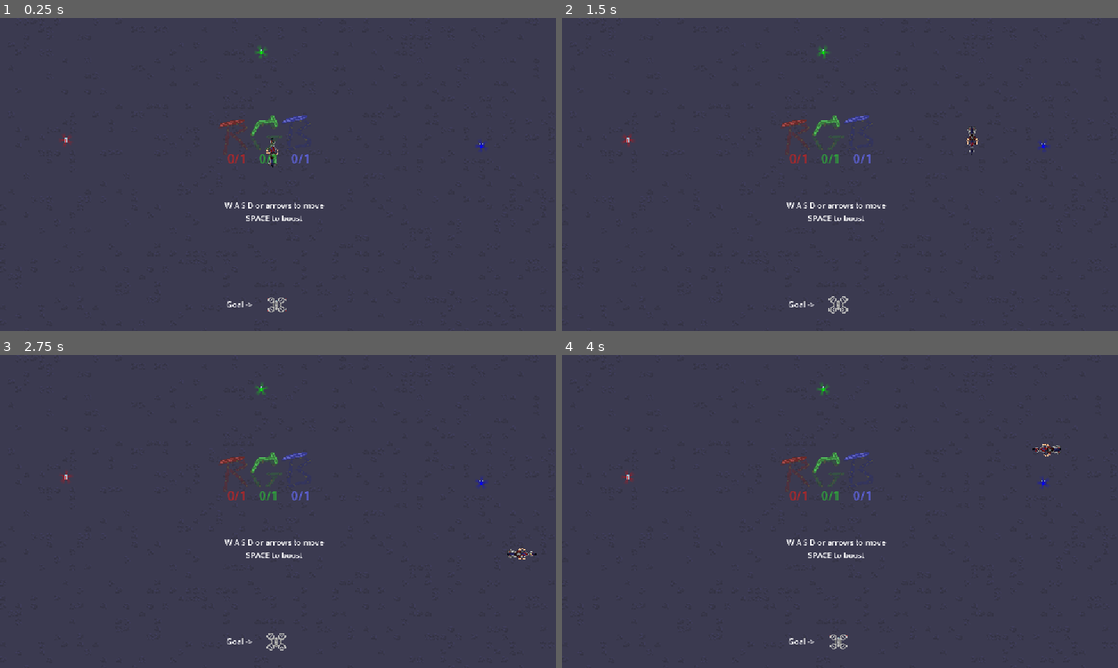
Above: before the commit, frames 1-4 (two rows, left to right).
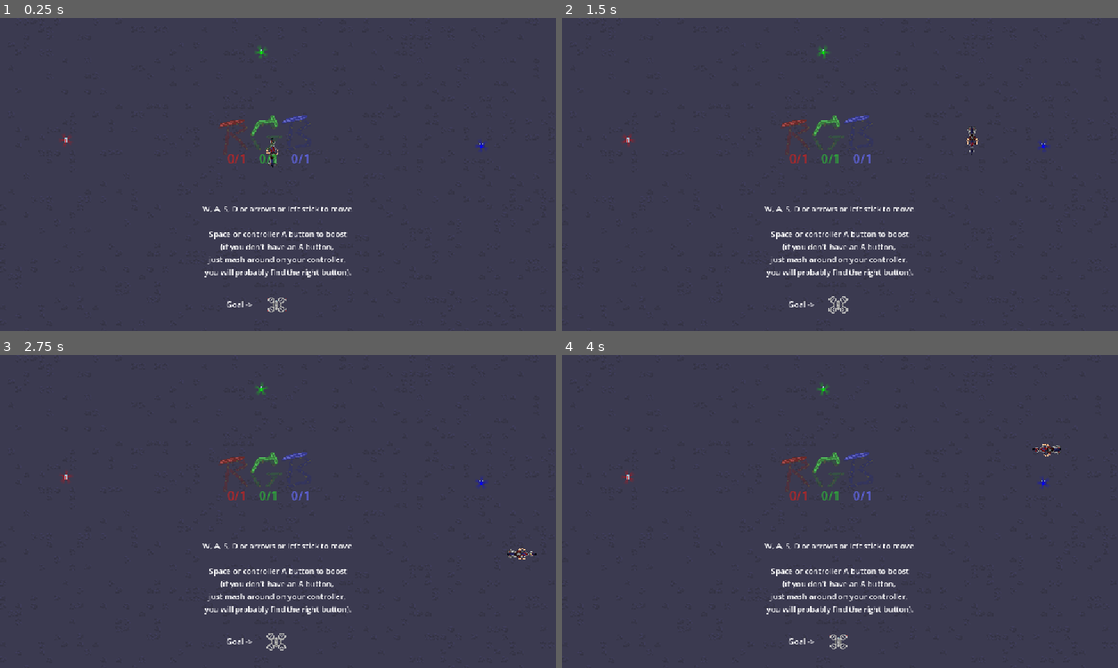
Above: after the commit, the same moments.

Repository: IwailerI/micro-jam-colors
Game: Godot game, scene res://levels/level_0.tscn
The game is run twice, just before and just after one commit, with the same random seed, the same clock (stepped at 60 frames per second) and the same inputs. This scene is started directly instead of the project's main scene.
Inputs:
- Up to frame 1 (0.25 s): no input
- Up to frame 2 (1.5 s): hold D (movement_right) 0.53-1.28 s; hold Space (throttle) 0.53-1.28 s; hold S (movement_down) from 1.28 s (still down); tap Space (throttle) at 1.35 s
- Up to frame 3 (2.75 s): release S (movement_down) at 2.03 s; hold D (movement_right) from 2.03 s (still down); hold Space (throttle) from 2.03 s (still down)
- Up to frame 4 (4 s): release D (movement_right) at 2.78 s; release Space (throttle) at 2.78 s; hold W (movement_up) 2.78-3.53 s; tap Space (throttle) at 2.85 s; hold A (movement_left) from 3.53 s (still down); hold Space (throttle) from 3.53 s (still down)

The runs differ from the first frame. In frame 1, 1.2% of the frame differs, in the area x 36-64%, y 58-83%; in frame 2, 1.2%; in frame 3, 1.2%; in frame 4, 1.2%.

Commit message:
fix delivery point z index, change controls hint in tutorial

Diff:
--- a/levels/level_0.tscn
+++ b/levels/level_0.tscn
@@ -29,12 +29,16 @@
 blue = true
 
 [node name="Label" type="Label" parent="." index="8"]
-offset_left = 459.0
-offset_top = 376.0
-offset_right = 677.0
-offset_bottom = 425.0
-text = "W A S D or arrows to move
-SPACE to boost"
+offset_left = 419.0
+offset_top = 383.0
+offset_right = 732.0
+offset_bottom = 536.0
+text = "W, A, S, D or arrows or left stick to move.
+
+Space or controller A button to boost
+(if you don't have an A button,
+just mash around on your controller,
+you will probably find the right button)."
 horizontal_alignment = 1
 
 [node name="Label2" type="Label" parent="." index="9"]
--- a/scenes/level/level_empty.tscn
+++ b/scenes/level/level_empty.tscn
@@ -606,5 +606,4 @@
 [node name="Pickups" type="Node2D" parent="."]
 
 [node name="DeliveryPoint" parent="." instance=ExtResource("17_mf35j")]
-z_index = 0
 position = Vector2(572, 593)
